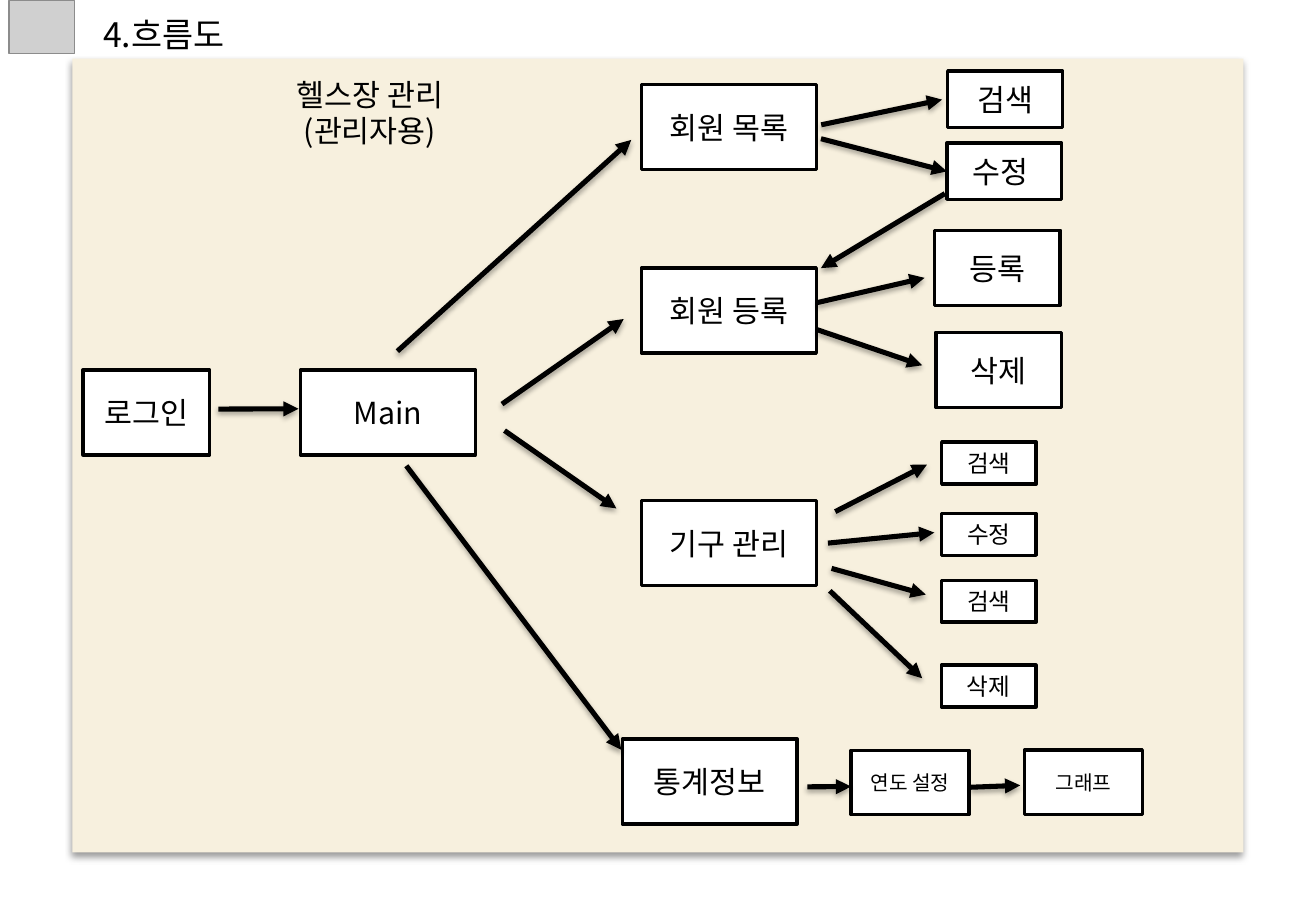
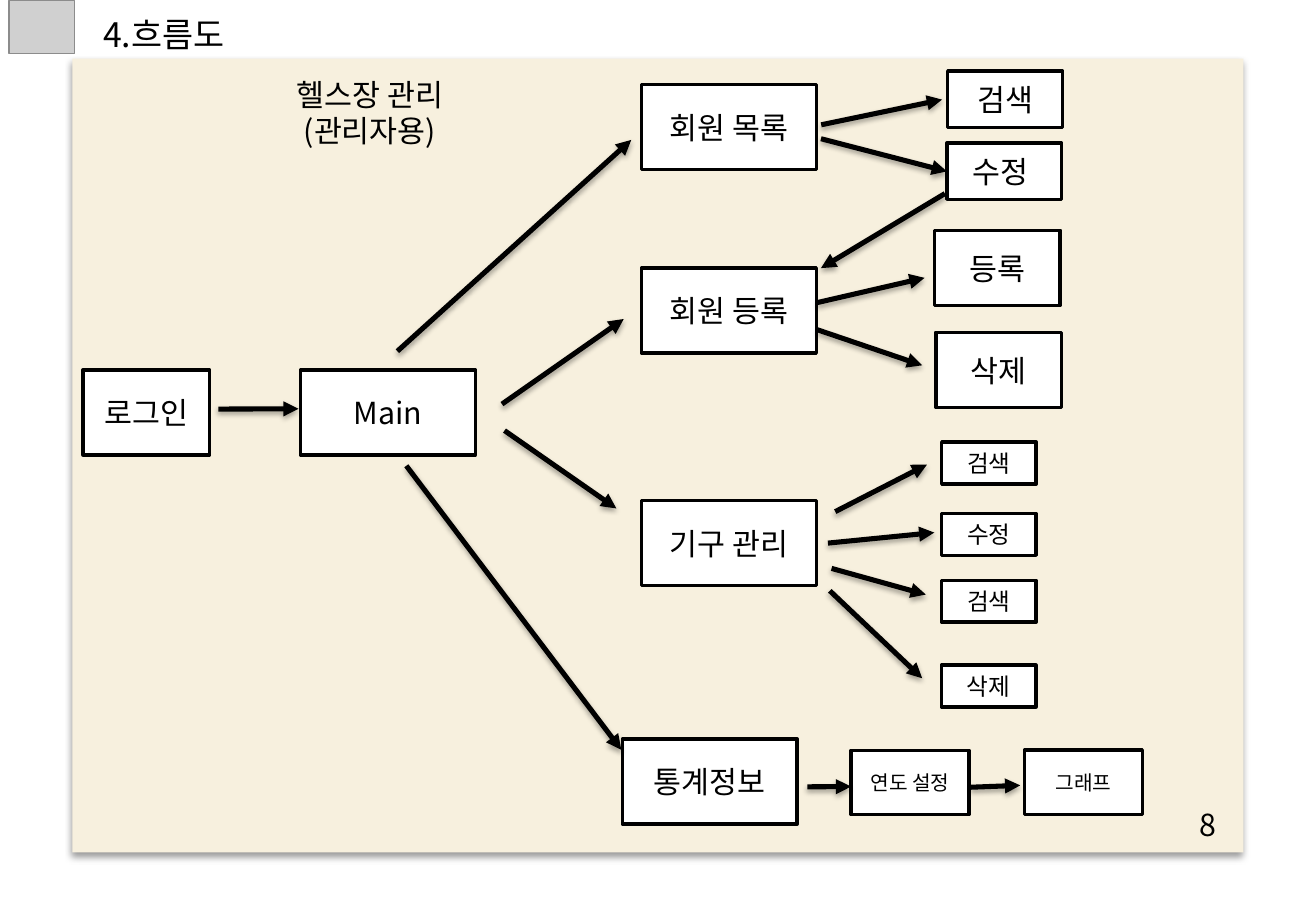
Before and after one commit to NaJinWook/Smart-Factory-C-, a slide deck: slide 8 of 10. 통합 구현/4조발표.pptx. Drawn at 1316x911 pixels with LibreOffice and Linux fonts; fonts in the diff are those of the drawing; grey boxes stand for pictures; background and template pictures are left out. Boxes give left, top, right and bottom in pixels: in the first picture for what was removed or moved away, otherwise in the second. Text is boxed around its words. In the diff, an @@ line names an element or a change of style, - is before the commit and + after.

```diff
--- a/10. 통합 구현/4조발표.pptx
+++ b/10. 통합 구현/4조발표.pptx
@@ text added at box(1199, 813, 1216, 837), 18 pt, text #000000 @@
+8
```
Also in this commit, not shown: 9 other slides changed.
